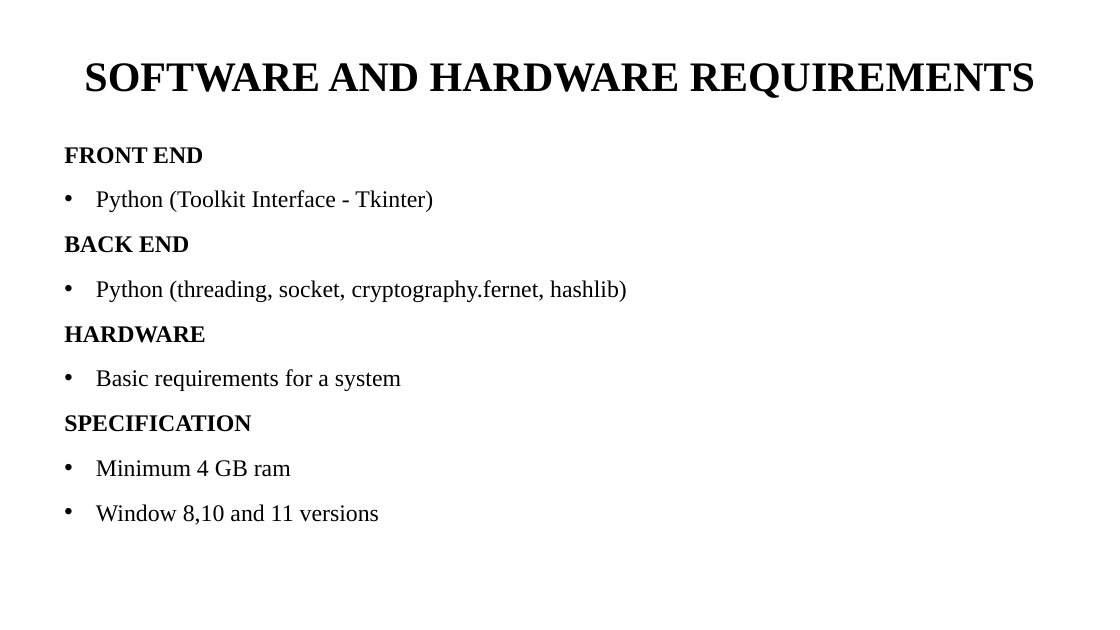
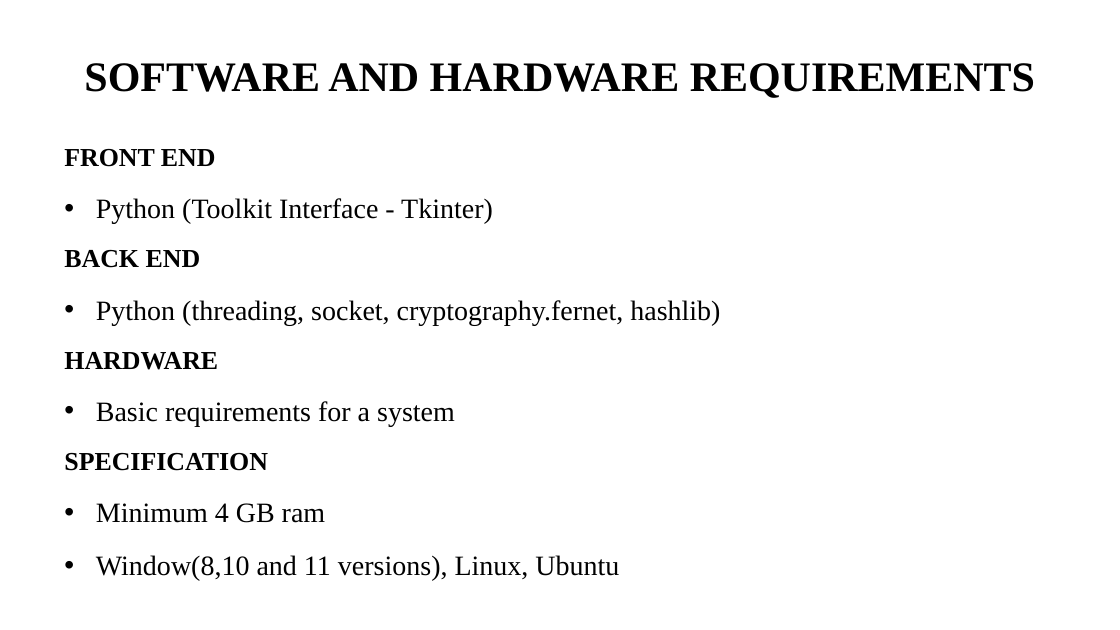
Before and after one commit to i-am-smf/Secure-Chat-using-Blockchain, a slide deck: slide 7 of First Review.pptx (slide 5 before the commit). Drawn at 1120x630 pixels with LibreOffice and Linux fonts; fonts in the diff are those of the drawing. Boxes give left, top, right and bottom in pixels: in the first picture for what was removed or moved away, otherwise in the second. Text is boxed around its words. In the diff, an @@ line names an element or a change of style, - is before the commit and + after.

```diff
--- a/First Review.pptx
+++ b/First Review.pptx
@@ text at <box>64,149,720,523</box>: size 20.4 to 22.2 pt in "FRONT END", "BACK END", "HARDWARE", "SPECIFICATION"; size 20.4 to 24.1 pt in "Python (Toolkit Interface - Tkinter)", "Python (threading, socket, cryptography.fernet, hashlib)", "Basic requirements for a system", "Minimum 4 GB ram" @@
@@ text at <box>96,555,619,581</box>: text changed; size 20.4 to 24.1 pt @@
-• Window 8,10 and 11 versions
+• Window(8,10 and 11 versions), Linux, Ubuntu
```
Also in this commit, not shown: 4 other slides changed, 2 slides added, 2 other files.
